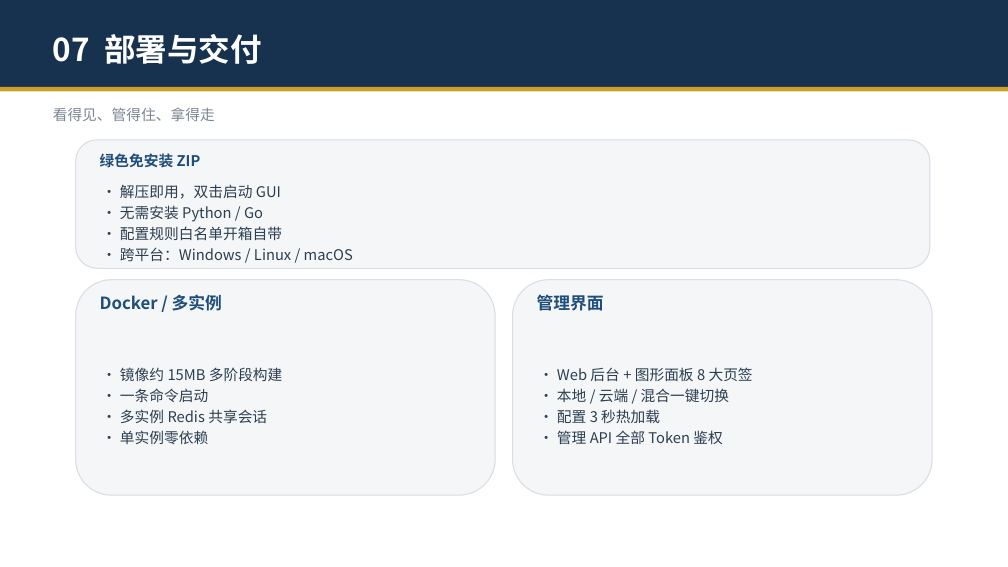
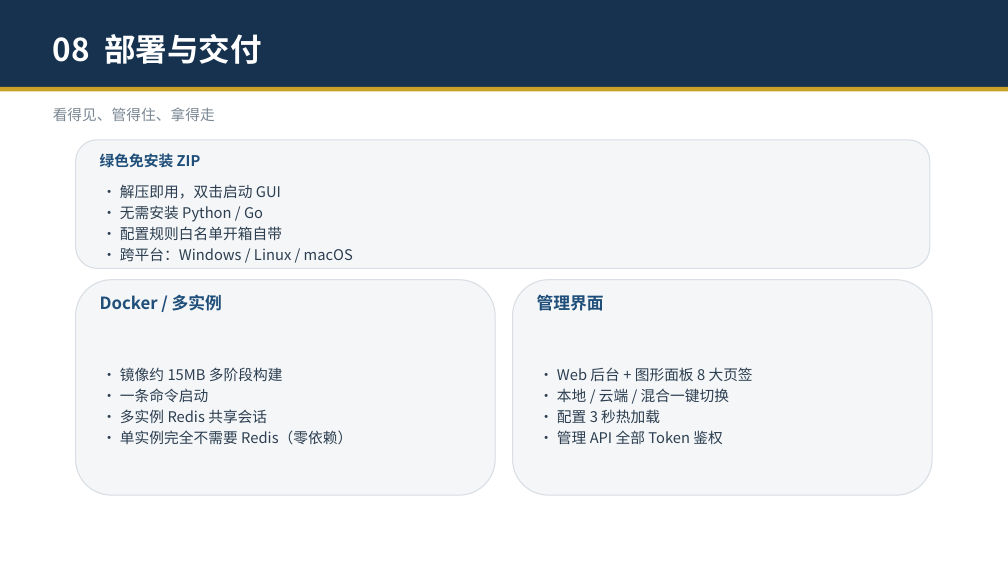
Before and after one commit to zhengyucheng-ktt/security-guard-agent, a slide deck: slide 17 of 安全交互守护智能体-演示.pptx (slide 16 before the commit). Drawn at 1008x567 pixels with LibreOffice and Linux fonts; fonts in the diff are those of the drawing. Boxes give left, top, right and bottom in pixels: in the first picture for what was removed or moved away, otherwise in the second. Text is boxed around its words. In the diff, an @@ line names an element or a change of style, - is before the commit and + after.

```diff
--- a/安全交互守护智能体-演示.pptx
+++ b/安全交互守护智能体-演示.pptx
@@ text at (x1=53, y1=34, x2=261, y2=64): text changed @@
-07 部署与交付
+08 部署与交付
@@ text at (x1=120, y1=430, x2=352, y2=444): text changed @@
-• 单实例零依赖
+• 单实例完全不需要 Redis（零依赖）
```
Also in this commit, not shown: 13 other slides changed, 1 slide added.
